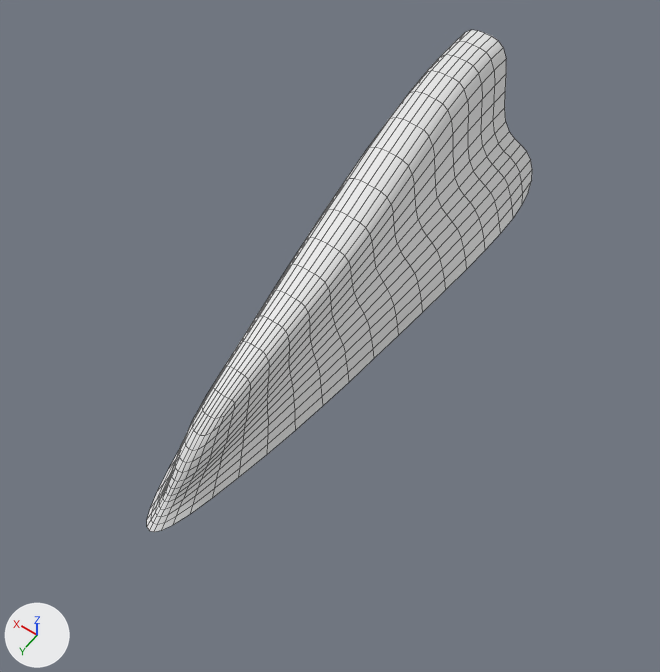
One commit to the Blender file Formula1_Coche/F1.blend: the scene before it, then after it.
One viewpoint serves both versions: a 50 mm camera at (-1.04, 2.36, 2.64) aimed at (-0.11, 1.07, 0.6). The axes (+X, +Y, +Z) are drawn at lower left. The lights are the same throughout. The picture after the commit comes second. Mesh edges are drawn as thin lines.
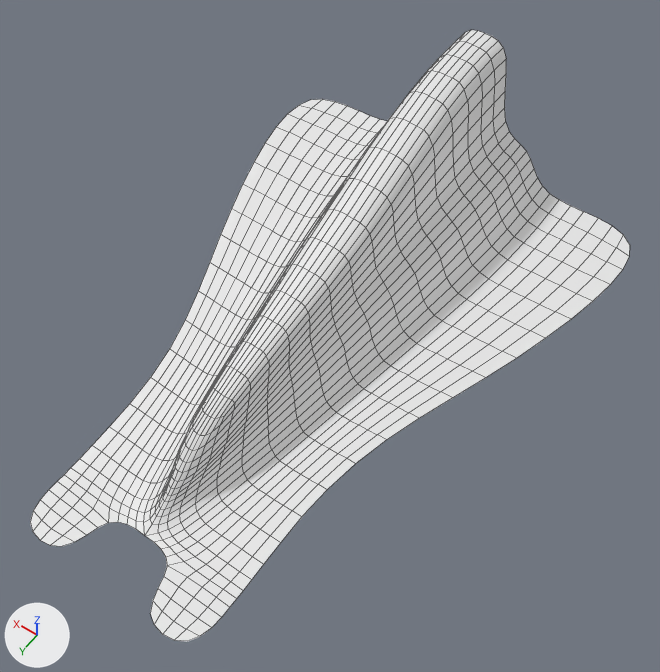
Commit message: tercer commit

Pixel boxes (x1, y1, x2, y2) of what changed, in the pictures (660 x 672 px):
'Plane.003', reshaped (56% wider, 22% taller): before (147, 30, 532, 532); after (30, 30, 630, 641)
part 1 of me_plane, added: after (30, 99, 630, 641)

What the commit changed:
me_plane is used by ob_plane_003; location (0.0, 0.0, 0.0); rotation (1.571, 0.0, 1.571), in degrees (90, 0, 90).
Verts and faces of me_plane; kept vertices keep their numbers, new ones are numbered from 28.
Before the commit, vertices of me_plane: 1 (1.76, 0.37, 0.0), 8 (0.09, 0.51, 0.27), 9 (1.71, 0.37, 0.05), 12 (0.39, 0.49, 0.27), 14 (0.85, 0.44, 0.21).
Before the commit, vertices of me_plane: 25 (1.28, 0.41, 0.15).
me_plane had 28 vertices, 19 faces and spanned x 0.09..1.76, y 0.37..1.01, z 0.0..0.27.
me_plane now has 42 vertices, 30 faces and spans x 0.09..1.94, y 0.37..1.01, z 0.0..0.68.
Part 1, on me_plane:
New vertex 28 is at (0.09, 0.51, 0.68).
New vertex 29 is at (0.39, 0.49, 0.66).
New vertex 30 is at (0.83, 0.44, 0.51).
New vertex 31 is at (1.27, 0.41, 0.31).
New vertex 32 is at (1.71, 0.37, 0.31).
New vertex 33 is at (1.76, 0.37, 0.31).
New vertex 34 is at (0.84, 0.44, 0.33).
New vertex 35 is at (1.27, 0.41, 0.22).
New vertex 36 is at (0.39, 0.49, 0.43).
New vertex 37 is at (0.09, 0.51, 0.44).
New vertex 38 is at (1.71, 0.37, 0.16).
New vertex 39 is at (1.76, 0.37, 0.13).
New vertex 40 is at (1.94, 0.37, 0.31).
New vertex 41 is at (1.94, 0.37, 0.13).
New faces: (30, 31, 35, 34), (29, 30, 34, 36), (28, 29, 36, 37), (32, 33, 39, 38), (31, 32, 38, 35), (9, 25, 35, 38).
New faces: (1, 9, 38, 39), (8, 37, 36, 12), (12, 36, 34, 14), (14, 34, 35, 25), (33, 40, 41, 39).
